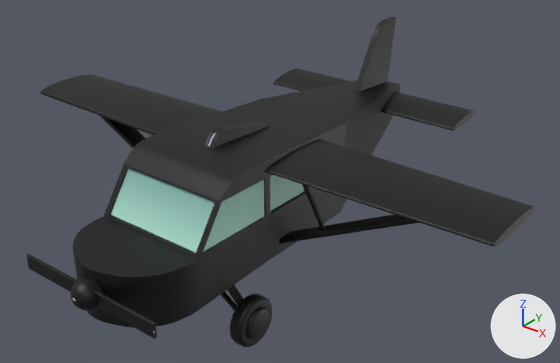
One commit to the FBX model Assets/Game/Models/Plane_01.fbx: the scene before it, then after it.
One viewpoint serves both versions: a 50 mm camera at (19.8, -24.2, 18.6) aimed at (0.7, -0.3, 3.8). The lights are fixed; the arrows at lower right show +X, +Y and +Z. Where no turn or scale is listed for an object, it has been applied to the vertices. Vertices at the same position are counted once.

Objects in the first picture: 'FrontWing_L', 'FrontWing_R', 'Head_Attachment', 'Head_Cockpit', 'Head_Engine', 'Main_Body', 'Propeller_01', 'RearWing_L', 'RearWing_M', 'RearWing_R', 'Tail_01', 'Wheel3'.
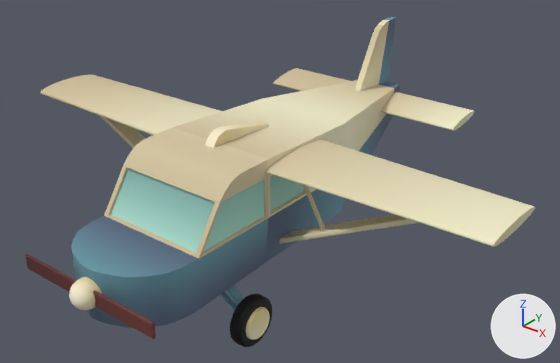
Location of each change, [x1, y1, x2, y2] in pixels of the pictures (560 x 363 px):
'Head_Engine', surface changed, moved (black to blue)
    before: [73, 216, 202, 328]
    after: [71, 216, 201, 328]
'Propeller_01', surface changed, moved (black to beige)
    before: [27, 254, 157, 339]
    after: [25, 254, 156, 339]
part 1 of me_mesh_004, surface changed (black to beige)
    both: [40, 74, 222, 148]
part 3 of me_mesh_009, surface changed (black to beige)
    both: [221, 285, 270, 340]
part 4 of me_mesh_003, surface changed (black to beige)
    both: [264, 139, 535, 247]
part 6 of me_mesh_010, surface changed (black to beige)
    both: [172, 99, 346, 262]
part 7 of me_mesh_006, surface changed (black to beige)
    both: [205, 121, 269, 148]
part 8 of me_mesh_002, surface changed (black to beige)
    both: [273, 68, 349, 91]
part 9 of me_mesh_001, surface changed (black to beige)
    both: [381, 92, 475, 131]
part 10 of me_mesh_008, surface changed (black to beige)
    before: [104, 128, 269, 307]
    after: [104, 128, 269, 308]
part 11 of me_mesh_011, surface changed (black to beige)
    both: [262, 80, 400, 209]
part 12 of me_mesh, surface changed (black to beige)
    both: [355, 17, 396, 91]

What changed in the scene script:
```text
Change me_mesh_009:
    where me_mesh_009.from_pydata(...)  # 1082 vertices, 2104 faces; spans x -3.61..3.67, y -6.74..7.47, z -0.75..3.96
    me_mesh_009 part 3: texture (UV) coordinates of 744 of 2104 faces, centred in x -3.61..3.67, y -6.35..6.91, z -0.37..3.95, changed; they spanned u 0.12..0.88, v 0.0..1.0 and now span u 0.03..0.09, v 0.94..0.99
Change me_mesh_008:
    where me_mesh_008.from_pydata(...)  # 90 vertices, 132 faces; spans x -2.59..2.59, y -7.39..-3.42, z 1.77..6.44
    me_mesh_008 part 10: texture (UV) coordinates of 126 of 132 faces, centred in x -2.59..2.59, y -7.37..-3.48, z 1.77..6.44, changed; they spanned u 0.38..0.62, v 0.0..0.25 and now span u 0.06..0.22, v 0.94..1.0
Change me_mesh_002:
    where me_mesh_002.from_pydata(...)  # 41 vertices, 60 faces; spans x -5.28..0.0, y 6.57..8.72, z 5.07..5.53
    me_mesh_002 part 8: texture (UV) coordinates of 60 of 60 faces, centred in x -5.28..-1.76, y 6.58..8.71, z 5.07..5.53, changed; they spanned u 0.34..0.66, v 0.5..1.0 and now span u 0.2..0.2, v 0.99..1.0
Change me_mesh_003:
    where me_mesh_003.from_pydata(...)  # 89 vertices, 148 faces; spans x 0.01..11.79, y -3.73..0.29, z 2.07..6.22
    me_mesh_003 part 4: texture (UV) coordinates of 148 of 148 faces, centred in x 2.02..11.79, y -3.59..0.15, z 2.09..6.21, changed; they spanned u 0.12..0.88, v 0.0..1.0 and now span u 0.19..0.22, v 0.94..1.0
Change me_mesh_004:
    where me_mesh_004.from_pydata(...)  # 89 vertices, 148 faces; spans x -11.79..0.01, y -3.73..0.29, z 2.03..6.22
    me_mesh_004 part 1: texture (UV) coordinates of 148 of 148 faces, centred in x -11.79..-2.18, y -3.59..0.15, z 2.06..6.22, changed; they spanned u 0.12..0.88, v 0.0..1.0 and now span u 0.19..0.22, v 0.94..1.0
Change me_mesh_010:
    where me_mesh_010.from_pydata(...)  # 51 vertices, 76 faces; spans x -2.59..2.59, y -3.43..2.12, z 1.77..6.44
    me_mesh_010 part 6: texture (UV) coordinates of 72 of 76 faces, centred in x -2.59..2.59, y -3.38..1.2, z 1.77..6.43, changed; they spanned u 0.38..0.62, v 0.0..0.25 and now span u 0.06..0.22, v 0.94..1.0
Change me_mesh_001:
    where me_mesh_001.from_pydata(...)  # 41 vertices, 60 faces; spans x 0.0..5.31, y 6.57..8.72, z 5.07..5.53
    me_mesh_001 part 9: texture (UV) coordinates of 60 of 60 faces, centred in x 1.77..5.31, y 6.58..8.71, z 5.07..5.53, changed; they spanned u 0.34..0.66, v 0.0..0.5 and now span u 0.19..0.22, v 0.94..1.0
Change me_mesh_011:
    where me_mesh_011.from_pydata(...)  # 18 vertices, 28 faces; spans x -2.4..2.4, y 2.08..9.26, z 1.77..6.19
    me_mesh_011 part 11: texture (UV) coordinates of 28 of 28 faces, centred in x -1.96..1.96, y 4.17..9.26, z 2.54..6.05, changed; they spanned u 0.12..0.88, v 0.0..1.0 and now span u 0.07..0.22, v 0.94..1.0
Change me_mesh_007:
    where me_mesh_007.from_pydata(...)  # 72 vertices, 108 faces; spans x -2.59..2.59, y -10.23..-7.32, z 1.77..3.9
    me_mesh_007 part 2: texture (UV) coordinates of 108 of 108 faces, centred in x -2.59..2.59, y -10.22..-7.52, z 1.77..3.9, changed; they spanned u 0.38..0.62, v 0.0..0.11 and now span u 0.07..0.09, v 0.94..1.0
Change me_mesh_005:
    where me_mesh_005.from_pydata(...)  # 217 vertices, 408 faces; spans x -3.46..3.46, y -1.57..-0.67, z -0.58..0.58
    me_mesh_005 part 5: texture (UV) coordinates of 408 of 408 faces, centred in x -3.46..3.46, y -1.56..-0.81, z -0.57..0.57, changed; they spanned u 0.0..1.0, v 0.0..1.0 and now span u 0.03..0.12, v 0.94..1.0
Change me_mesh:
    where me_mesh.from_pydata(...)  # 26 vertices, 48 faces; spans x -0.16..0.16, y 6.59..9.67, z 5.46..8.95
    me_mesh part 12: texture (UV) coordinates of 48 of 48 faces, centred in x -0.16..0.16, y 7.05..9.51, z 5.51..8.95, changed; they spanned u 0.12..0.88, v 0.0..1.0 and now span u 0.07..0.22, v 0.94..1.0
Change me_mesh_006:
    where me_mesh_006.from_pydata(...)  # 22 vertices, 40 faces; spans x -0.24..0.24, y -5.1..0.17, z 4.72..6.95
    me_mesh_006 part 7: texture (UV) coordinates of 40 of 40 faces, centred in x -0.24..0.24, y -4.66..-0.06, z 4.72..6.94, changed; they spanned u 0.12..0.87, v 0.0..1.0 and now span u 0.04..0.06, v 0.94..1.0
Change ob_head_engine:
    ob_head_engine.location: (0.0, 0.0, 0.0) -> (0.0, -0.05, 0.02)
Change ob_propeller_01:
    ob_propeller_01.location: (0.0, -9.42, 2.93) -> (0.0, -9.47, 2.96)
```
